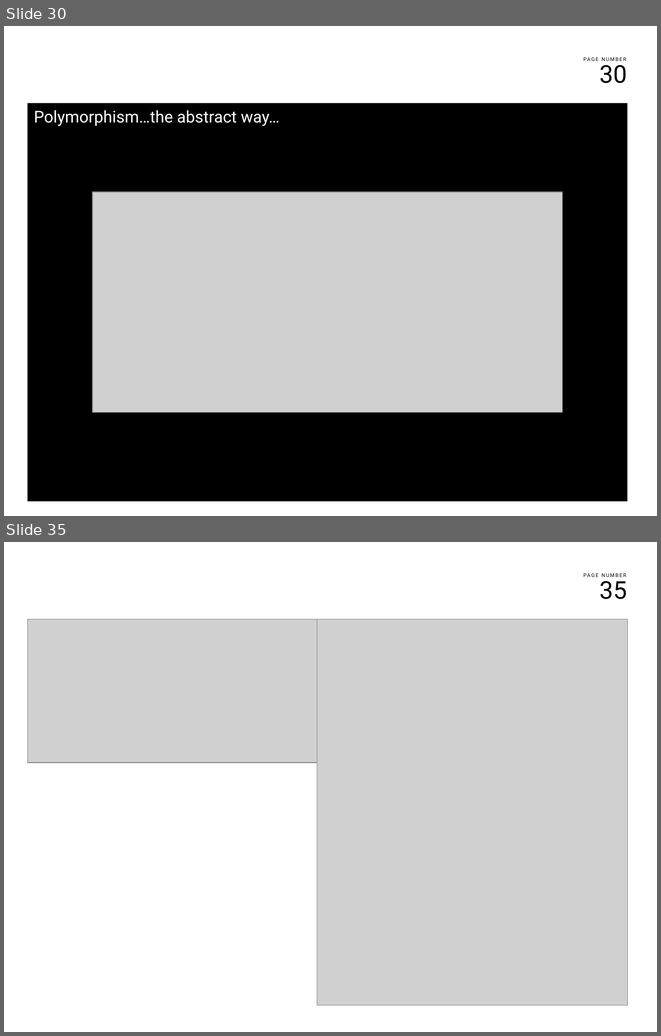
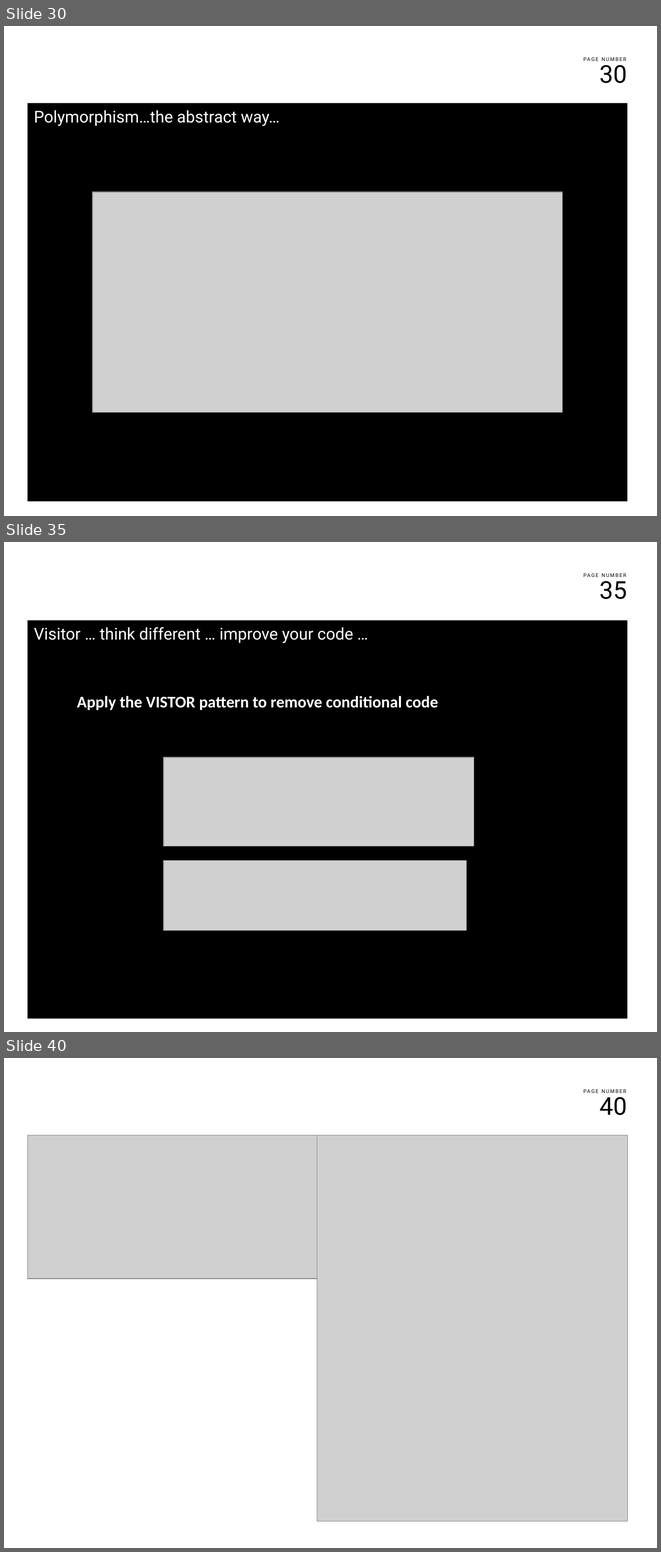
Before and after one commit to franco-melandri/NoIF, a slide deck: docs/noif.pptx. Shown one above the other, each under a label of ours: slides 30 and 35 before the commit, slides 30, 35 and 40 after it; the slides between them are not shown. The pictures are 661x1036 and 661x1552 pixels, drawn with LibreOffice and Linux fonts; fonts in the diff are those of the drawing; grey boxes stand for pictures; background and template pictures are left out. Boxes give left, top, right and bottom in pixels: in the first picture for what was removed or moved away, otherwise in the second. Text is boxed around its words. In the diff, an @@ line names an element or a change of style, - is before the commit and + after.

Commit message:
adding slides for visitor.

```diff
--- a/docs/noif.pptx
+++ b/docs/noif.pptx
@@ slide 35 added at <box>4,542,657,1032</box>, background #FFFFFF; not listed: 2 template elements that a slide beside it also shows @@
@@ text added at <box>27,620,628,1018</box>, fill #000000, 18 pt, text #FFFFFF @@
+Visitor … think different … improve your code …
@@ text added at <box>77,696,438,710</box>, 18 pt, text #FFFFFF, bold @@
+Apply the VISTOR pattern to remove conditional code
@@ picture added at <box>164,758,474,846</box> @@
@@ picture added at <box>164,861,466,930</box> @@
@@ what was slide 35 is now slide 40 @@
@@ page number at <box>599,1092,627,1115</box>: text changed @@
-35
+40
```
Also in this commit, not shown: 5 slides changed, 4 other slides added, 4 other files.
